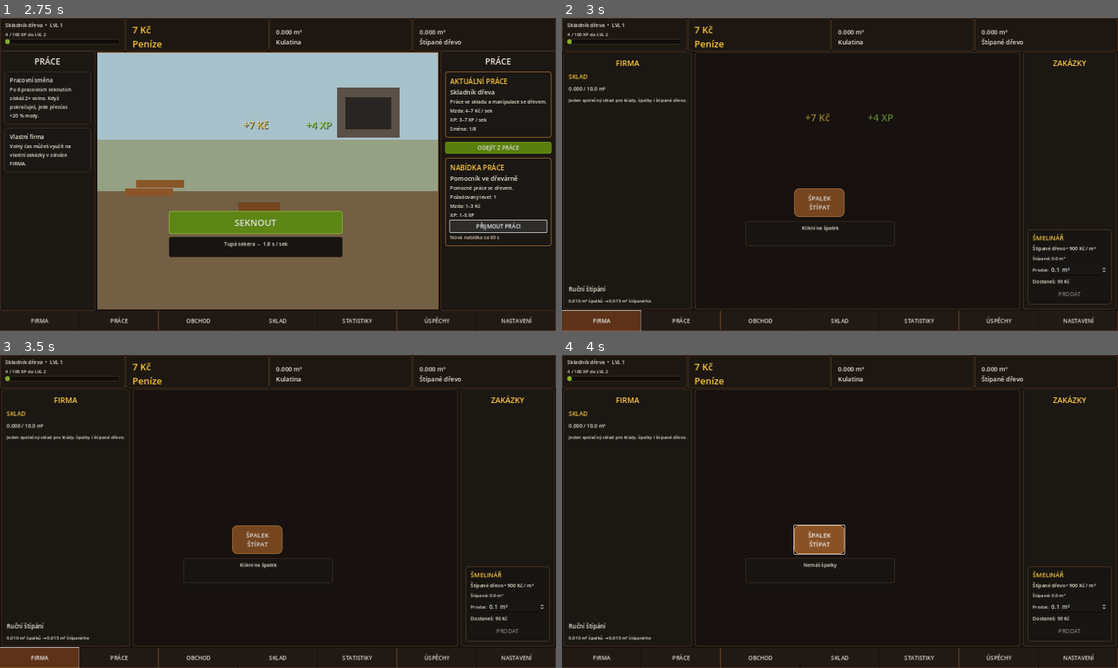
Above: before the commit, frames 1-4 (two rows, left to right).
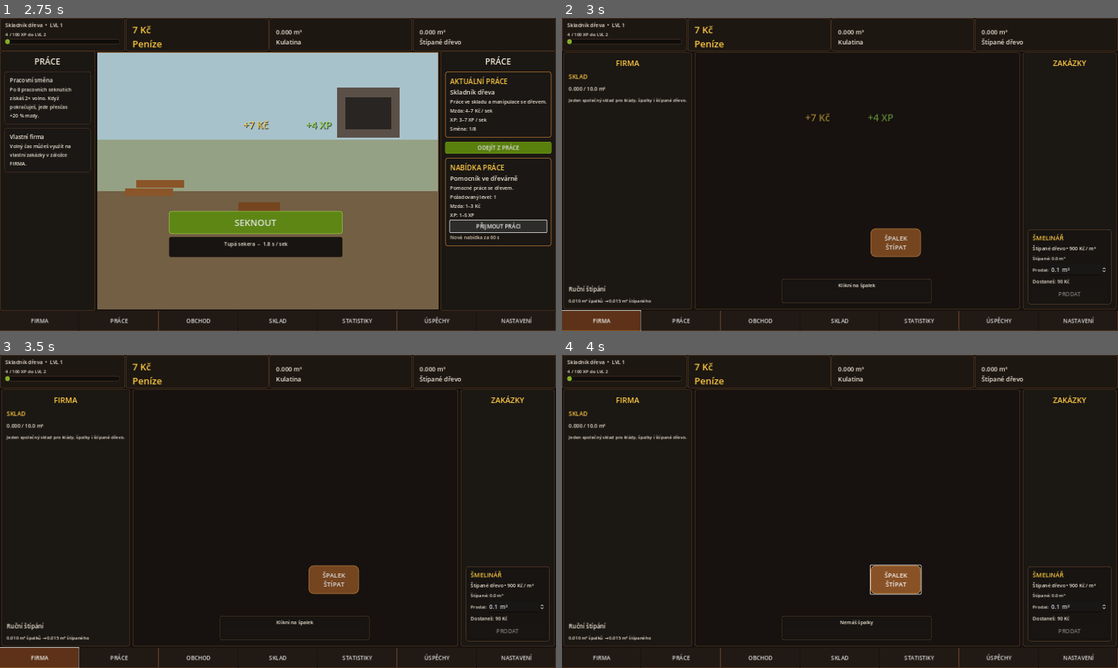
Above: after the commit, the same moments.

Repository: welewan-code/Lumberjack-John
Game: Godot game, scene res://Main.tscn
Two runs of this game, one before a commit and one after it. Both use one fixed random seed, a clock stepped at 60 frames per second and the inputs below.
Inputs:
- Up to frame 1 (2.75 s): click "SEKNOUT" at 0.5 s; click "ODEJÍT Z PRÁCE" at 1.25 s; click "PŘIJMOUT PRÁCI" at 2 s
- Up to frame 2 (3 s): click "FIRMA" at 2.75 s
- Up to frame 3 (3.5 s): no input
- Up to frame 4 (4 s): click "ŠPALEK ŠTÍPAT" at 3.5 s

Frame 1 is identical in both runs. In frame 2, 2.0% of the frame differs, in the area x 33-67%, y 54-92%; in frame 3, 2.0%; in frame 4, 2.2%.

Commit message:
Move company character and chopping timer lower and centered

Diff:
--- a/company_ui.gd
+++ b/company_ui.gd
@@ -72,7 +72,7 @@
 	scene.add_child(bg)
 
 	var player: TextureRect = TextureRect.new()
-	player.position = Vector2(105, 245)
+	player.position = Vector2(330, 385)
 	player.size = Vector2(190, 230)
 	player.expand_mode = TextureRect.EXPAND_IGNORE_SIZE
 	player.stretch_mode = TextureRect.STRETCH_KEEP_ASPECT_CENTERED
@@ -82,7 +82,7 @@
 	scene.add_child(player)
 
 	chop_button = Button.new()
-	chop_button.position = Vector2(285, 390)
+	chop_button.position = Vector2(505, 505)
 	chop_button.size = Vector2(145, 82)
 	chop_button.text = "ŠPALEK\nŠTÍPAT"
 	chop_button.add_theme_font_size_override("font_size", 18)
@@ -93,7 +93,7 @@
 	scene.add_child(chop_button)
 
 	var action: PanelContainer = PanelContainer.new()
-	action.position = Vector2(145, 485)
+	action.position = Vector2(250, 650)
 	action.size = Vector2(430, 70)
 	action.add_theme_stylebox_override("panel", _style(main, "#171411", "#5b422c", 6, 1))
 	action.z_index = 7
@@ -150,7 +150,6 @@
 	var spacer: Control = Control.new()
 	spacer.size_flags_vertical = Control.SIZE_EXPAND_FILL
 	box.add_child(spacer)
-
 	var dealer: PanelContainer = PanelContainer.new()
 	dealer.add_theme_stylebox_override("panel", _style(main, "#171411", "#79512e", 7, 1))
 	box.add_child(dealer)
